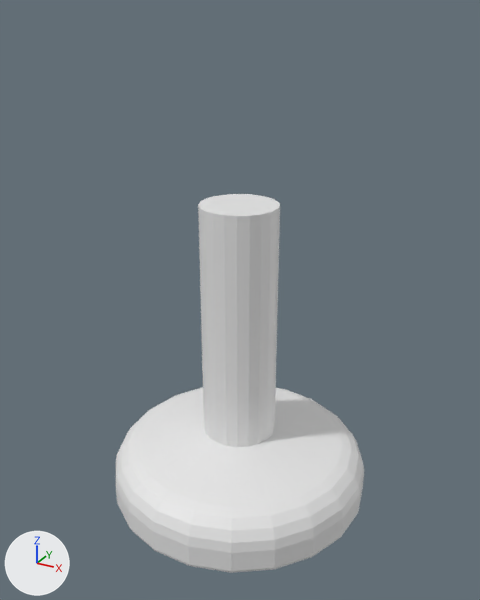
Before and after pictures for a commit that changed the Blender file ArtSharing/Props/HouseLight/HouseLight.blend.
One viewpoint serves both versions: a camera (50 mm lens) standing at (0.884, -1.602, 1.393) and looking at (0.008, -0.011, 0.598). Every picture has the same lights, and +X, +Y and +Z are marked at lower left.
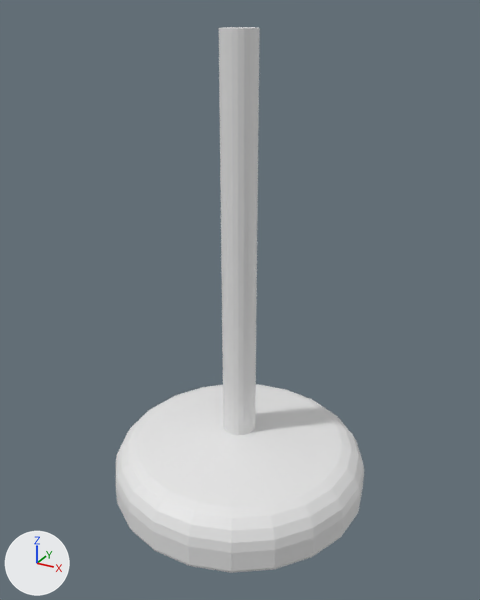
The newer file is also rescaled (x0.75), turned or shifted as a whole; pictures and numbers use the older file's frame.

Changed parts and their boxes (x1, y1, x2, y2) in the pictures (480 x 600 px; the box of a moved part takes in the faces that stretch with it):
```json
{"object": "Cylinder", "change": "reshaped", "before": [116, 194, 364, 573], "after": [116, 27, 364, 573], "on screen": "44% taller"}
{"part": 1, "of": "me_cylinder_002", "change": "moved or reshaped", "before": [198, 194, 340, 449], "after": [201, 27, 340, 449]}
```

Edits to the scene script, one JSON object a line:
```json
{"block": "me_cylinder_002", "where": "# used by ob_cylinder; location = (0.0, 0.0, 0.0)"}
{"op": "remove", "block": "me_cylinder_002", "code": "me_cylinder_002.from_pydata(...)  # 315 vertices, 296 faces; spans x -0.412..0.412, y -0.409..0.413, z -0.081..0.886"}
{"op": "add", "block": "me_cylinder_002", "code": "me_cylinder_002.from_pydata(...)  # 315 vertices, 296 faces; spans x -0.412..0.412, y -0.409..0.413, z -0.081..1.347"}
{"block": "me_cylinder_002", "change": "me_cylinder_002 part 1: 84 of 315 vertices moved; they spanned x -0.115..0.115, y -0.114..0.116, z 0.143..0.886 and now span x -0.052..0.052, y -0.052..0.052, z 0.143..1.347; mean shift (0.0, 0.0, 0.115); largest move (-0.079, -0.085, 0.886) -> (-0.036, -0.038, 1.347)"}
```
